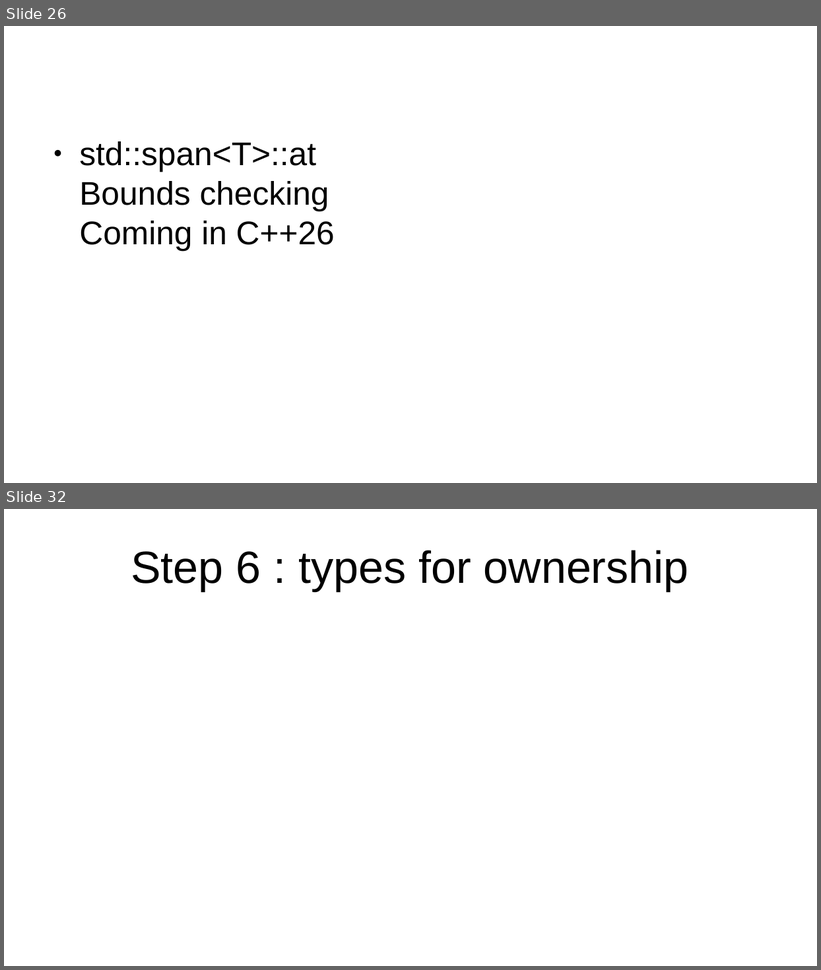
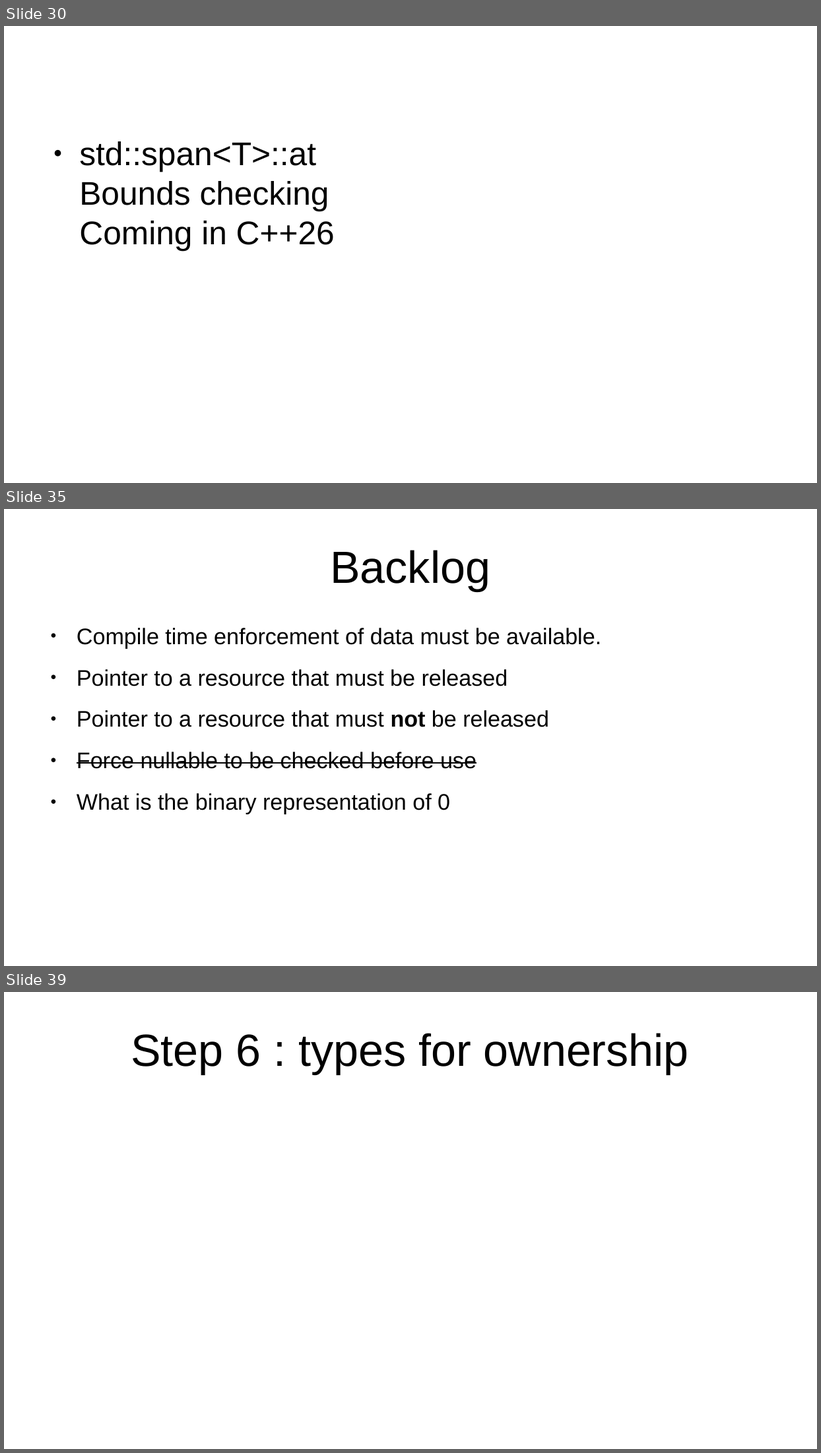
Before and after one commit to marcpawl/nullptr, a slide deck: slideshow.odp. Shown one above the other, each under a label of ours: slides 26 and 32 before the commit, slides 30, 35 and 39 after it; the slides between them are not shown. The pictures are 821x970 and 821x1453 pixels, drawn with LibreOffice and Linux fonts; fonts in the diff are those of the drawing. Boxes give left, top, right and bottom in pixels: in the first picture for what was removed or moved away, otherwise in the second. Text is boxed around its words. In the diff, an @@ line names an element or a change of style, - is before the commit and + after.

```diff
--- a/slideshow.odp
+++ b/slideshow.odp
@@ slide 35 added at <box>4,509,817,966</box>, background #FFFFFF @@
@@ title added at <box>330,550,490,591</box>, 44 pt, text #000000 @@
+Backlog
@@ text added at <box>77,628,601,815</box>, 22 pt, text #000000 @@
+● Compile time enforcement of data must be available.
+● Pointer to a resource that must be released
+● Pointer to a resource that must not be released
+● Force nullable to be checked before use
+● What is the binary representation of 0
@@ what was slide 26 is now slide 30 @@
@@ what was slide 32 is now slide 39 @@
```
Also in this commit, not shown: 20 slides changed, 6 other slides added, 1 other file.
